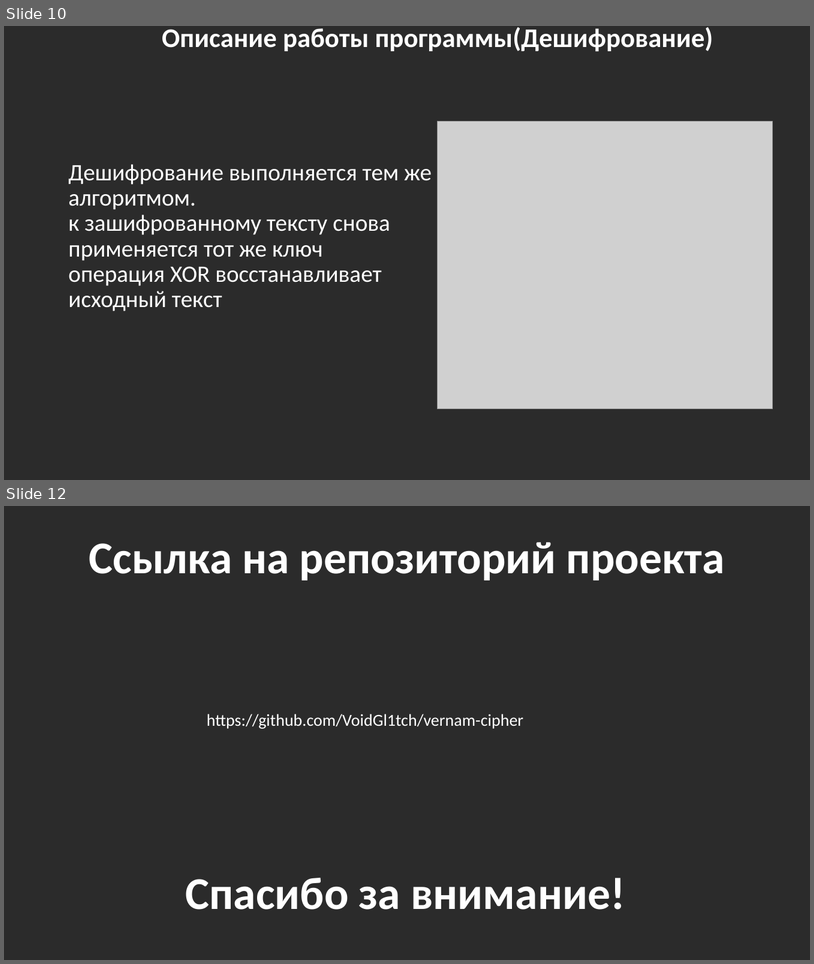
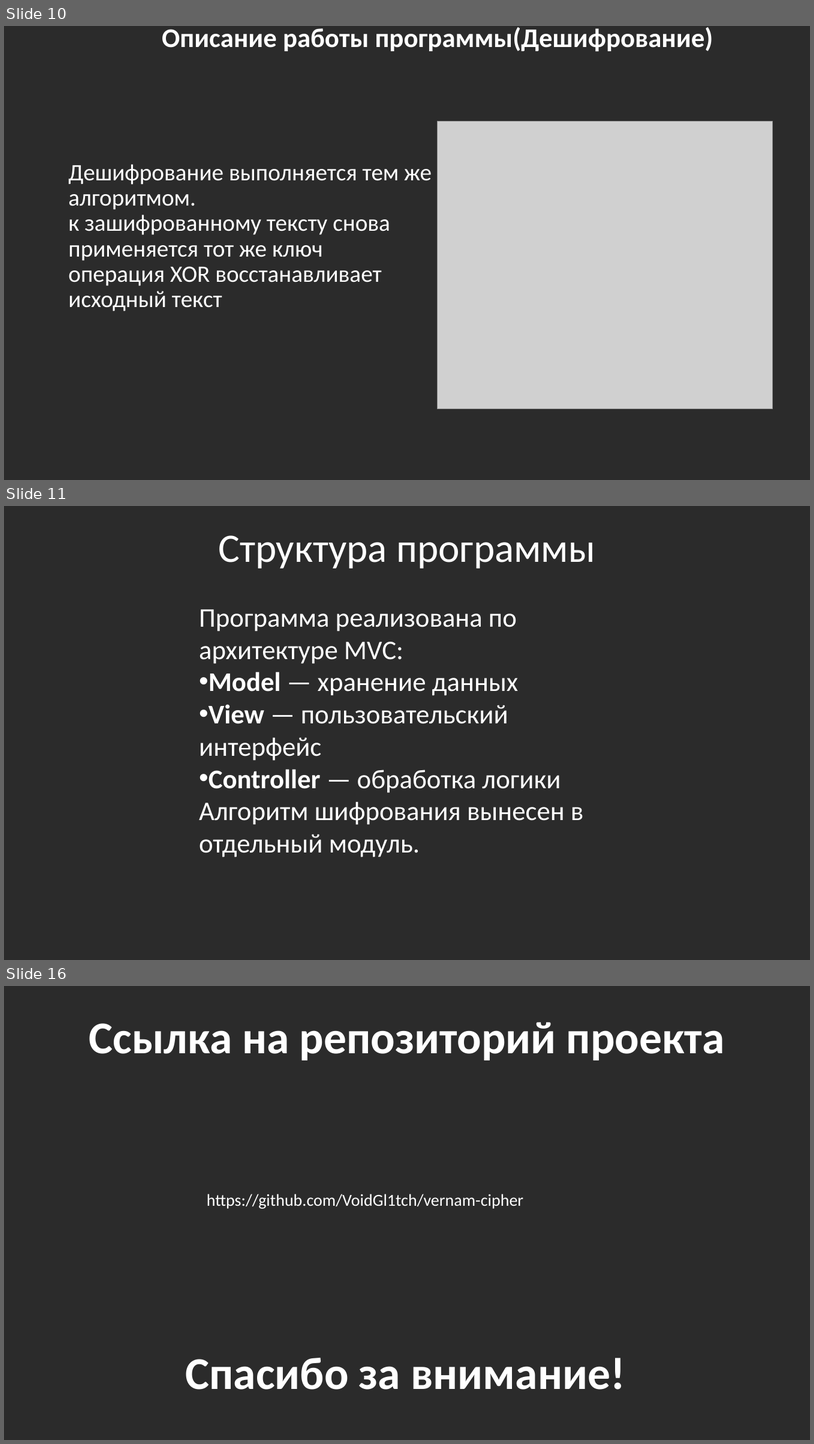
Before and after one commit to VoidGl1tch/vernam-cipher, a slide deck: proekt1.pptx. Shown one above the other, each under a label of ours: slides 10 and 12 before the commit, slides 10, 11 and 16 after it; the slides between them are not shown. The pictures are 814x964 and 814x1444 pixels, drawn with LibreOffice and Linux fonts; fonts in the diff are those of the drawing; grey boxes stand for pictures; background and template pictures are left out; a plain dark background stands for a picture behind light text. Boxes give left, top, right and bottom in pixels: in the first picture for what was removed or moved away, otherwise in the second. Text is boxed around its words. In the diff, an @@ line names an element or a change of style, - is before the commit and + after.

```diff
--- a/proekt1.pptx
+++ b/proekt1.pptx
@@ slide 11 added at [4, 506, 810, 960], background picture (left out) @@
@@ text added at [218, 535, 596, 568], 48 pt, text #FFFFFF @@
+Структура программы
@@ text added at [199, 609, 584, 857], 32 pt, text #FFFFFF @@
+Программа реализована по архитектуре MVC:
+• Model — хранение данных
+• View — пользовательский интерфейс
+• Controller — обработка логики
+Алгоритм шифрования вынесен в отдельный модуль.
@@ what was slide 12 is now slide 16 @@
```
Also in this commit, not shown: 1 slide changed, 3 other slides added, 1 other file.
